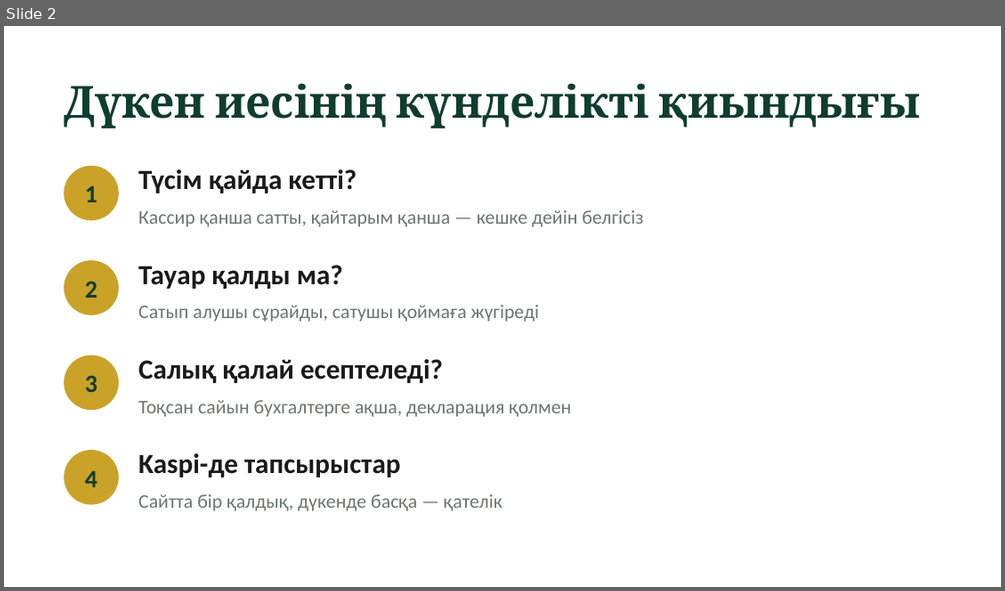
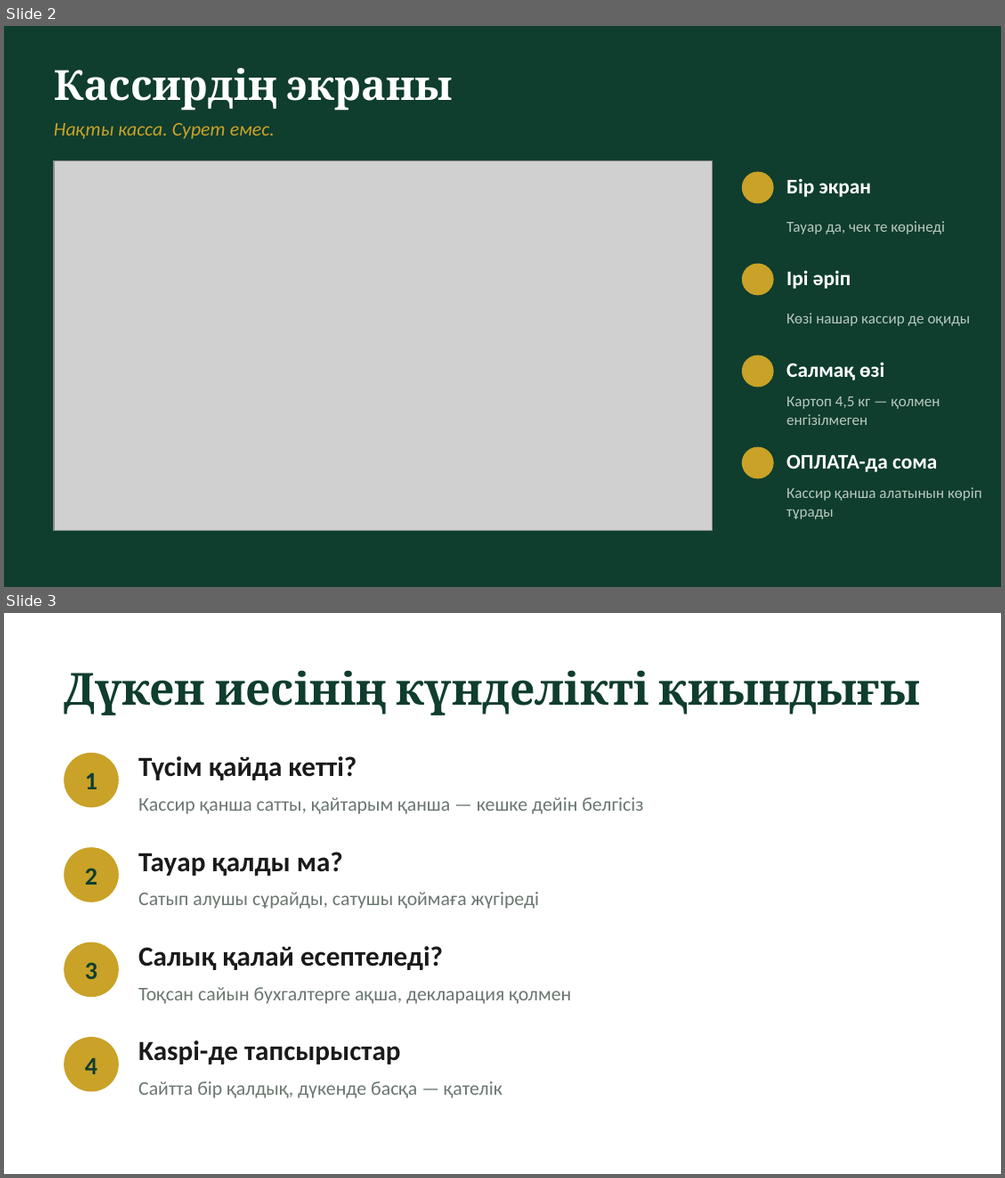
Before and after one commit to magzhansaken/tabys, a slide deck: docs/sales/Табыс-презентация.pptx. Shown one above the other, each under a label of ours: slide 2 before the commit, slides 2 and 3 after it. The pictures are 1005x591 and 1005x1178 pixels, drawn with LibreOffice and Linux fonts; fonts in the diff are those of the drawing; grey boxes stand for pictures. Boxes give left, top, right and bottom in pixels: in the first picture for what was removed or moved away, otherwise in the second. Text is boxed around its words. In the diff, an @@ line names an element or a change of style, - is before the commit and + after.

```diff
--- a/docs/sales/Табыс-презентация.pptx
+++ b/docs/sales/Табыс-презентация.pptx
@@ slide 2 added at box(4, 26, 1001, 587), background #0F3D2E @@
@@ text added at box(54, 68, 453, 111), 30 pt, text #FFFFFF, bold @@
+Кассирдің экраны
@@ text added at box(54, 123, 275, 139), 14 pt, text #C9A227, italic @@
+Нақты касса. Сурет емес.
@@ picture added at box(54, 160, 712, 531) @@
@@ ellipse added at box(742, 172, 774, 203), fill #C9A227 @@
@@ text added at box(786, 178, 871, 197), 15 pt, text #FFFFFF, bold @@
+Бір экран
@@ text added at box(786, 221, 945, 234), 11 pt, text #B8C9BF @@
+Тауар да, чек те көрінеді
@@ ellipse added at box(742, 264, 774, 295), fill #C9A227 @@
@@ text added at box(786, 270, 850, 289), 15 pt, text #FFFFFF, bold @@
+Ірі әріп
@@ text added at box(786, 313, 971, 326), 11 pt, text #B8C9BF @@
+Көзі нашар кассир де оқиды
@@ ellipse added at box(742, 355, 774, 386), fill #C9A227 @@
@@ text added at box(786, 362, 884, 380), 15 pt, text #FFFFFF, bold @@
+Салмақ өзі
@@ text added at box(786, 396, 940, 425), 11 pt, text #B8C9BF @@
+Картоп 4,5 кг — қолмен енгізілмеген
@@ ellipse added at box(742, 447, 774, 478), fill #C9A227 @@
@@ text added at box(786, 454, 937, 472), 15 pt, text #FFFFFF, bold @@
+ОПЛАТА-да сома
@@ text added at box(786, 487, 982, 519), 11 pt, text #B8C9BF @@
+Кассир қанша алатынын көріп тұрады
@@ what was slide 2 is now slide 3 @@
```
Also in this commit, not shown: 4 slides changed, 3 other files.
